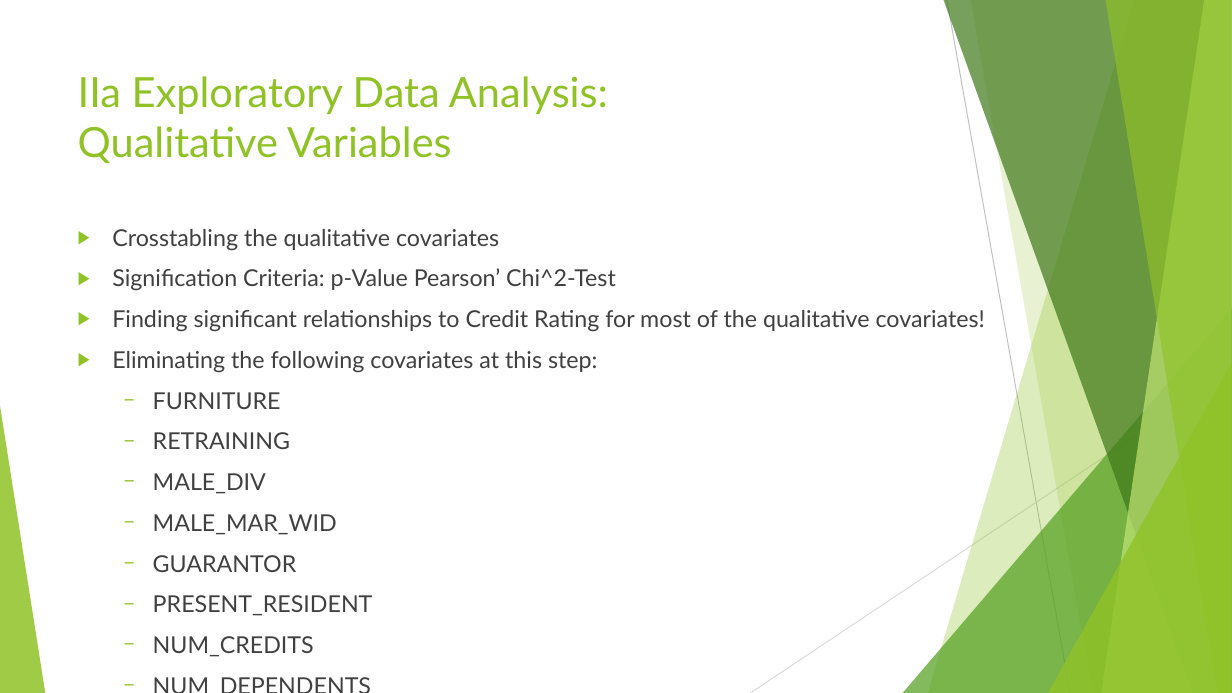
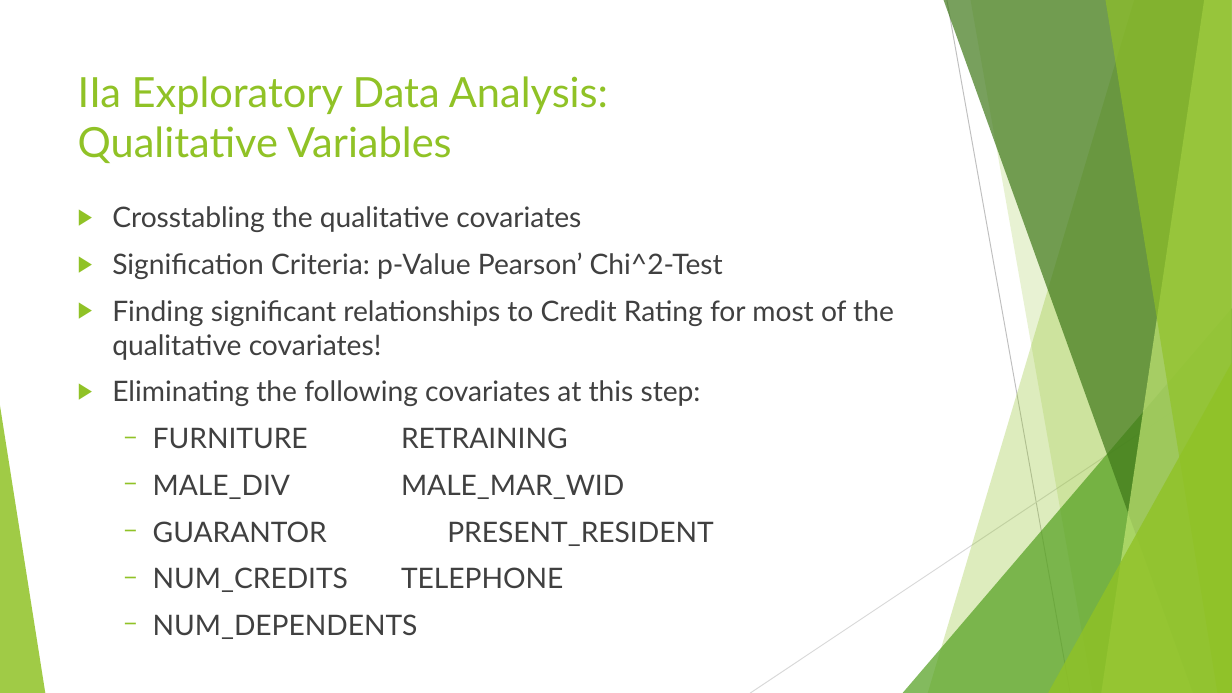
Before and after one commit to RafiKueng/Spoe_Kreditrisiko, a slide deck: slide 4 of Praesentation/Presentation.pptx. Drawn at 1232x693 pixels with LibreOffice and Linux fonts; fonts in the diff are those of the drawing. Boxes give left, top, right and bottom in pixels: in the first picture for what was removed or moved away, otherwise in the second. Text is boxed around its words. In the diff, an @@ line names an element or a change of style, - is before the commit and + after.

```diff
--- a/Praesentation/Presentation.pptx
+++ b/Praesentation/Presentation.pptx
@@ text at [112, 206, 894, 639]: paragraph removed @@
-  − TELEPHONE
@@ text "Crosstabling the qualitative covariates": place and size @@
-text "Crosstabling the qualitative covariates" at [112, 229, 985, 657]
+text "Crosstabling the qualitative covariates" at [112, 206, 894, 639]
@@ text at [112, 206, 894, 639]: size 18.1 to 22 pt in "Crosstabling the qualitative covariates", "Signification Criteria: p-Value Pearson’ Chi^2-Test", "Finding significant relationships to Credit Rating for ...", "Eliminating the following covariates at this step:" and 1 more places @@
@@ text at [153, 427, 713, 588]: text changed; size 18.1 to 22 pt @@
-  − FURNITURE
-  − RETRAINING
-  − MALE_DIV
-  − MALE_MAR_WID
-  − GUARANTOR
-  − PRESENT_RESIDENT
-  − NUM_CREDITS
+  − FURNITURE RETRAINING
+  − MALE_DIV MALE_MAR_WID
+  − GUARANTOR PRESENT_RESIDENT
+  − NUM_CREDITS TELEPHONE
```
Also in this commit, not shown: 7 other slides changed.
